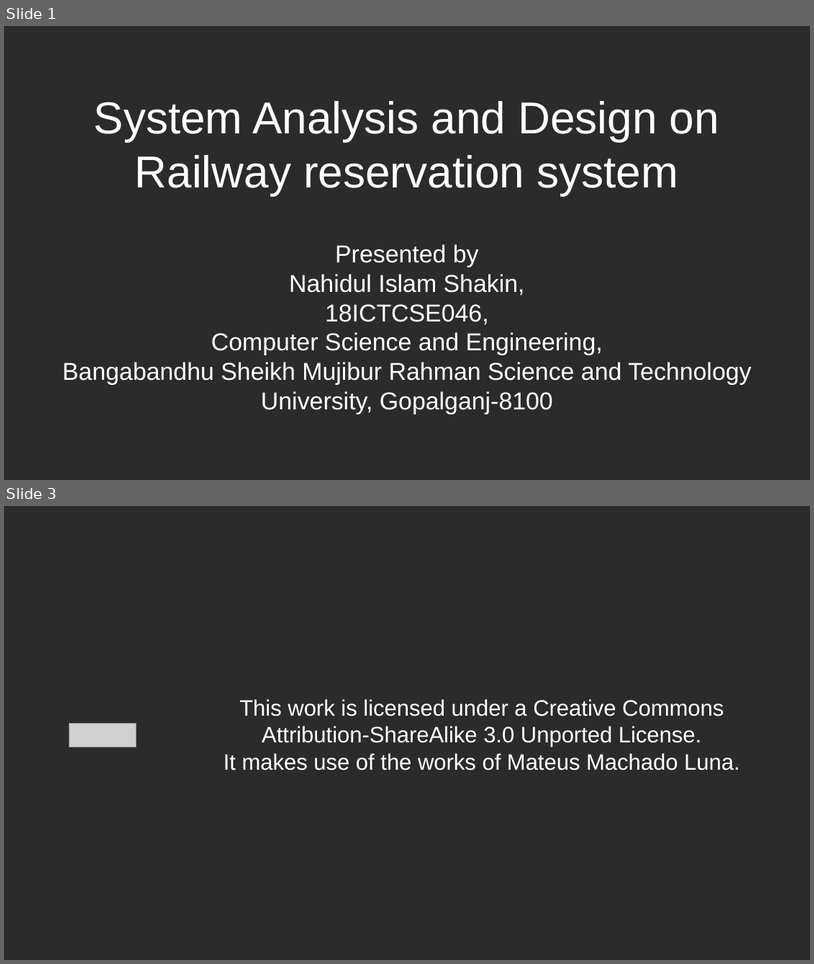
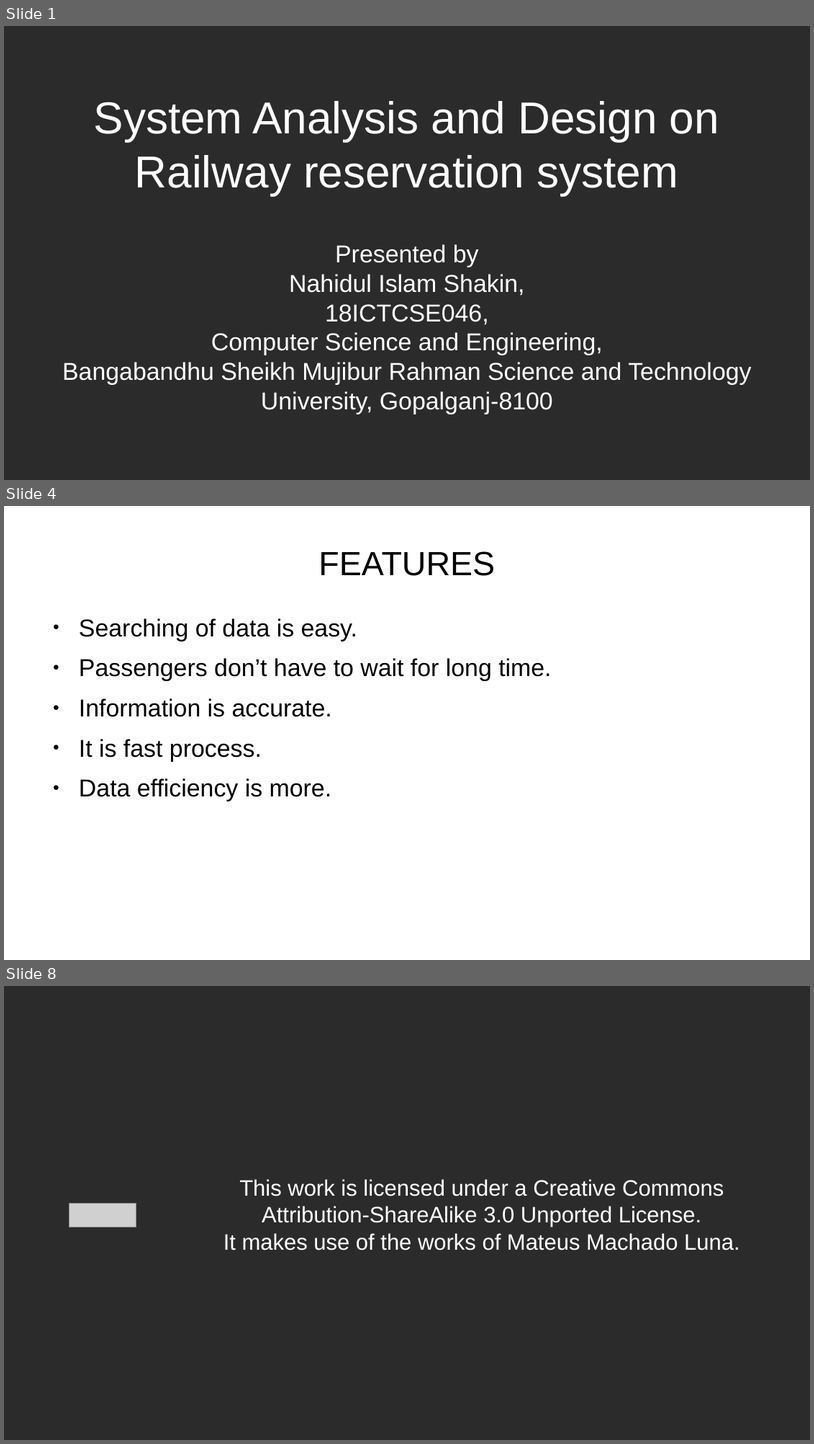
Before and after one commit to nahidulislamshakin/Railway-Reservation-System, a slide deck: Railway Reservatin System.pptx. Shown one above the other, each under a label of ours: slides 1 and 3 before the commit, slides 1, 4 and 8 after it; the slides between them are not shown. The pictures are 814x964 and 814x1444 pixels, drawn with LibreOffice and Linux fonts; fonts in the diff are those of the drawing; grey boxes stand for pictures; background and template pictures are left out; a plain dark background stands for a picture behind light text. Boxes give left, top, right and bottom in pixels: in the first picture for what was removed or moved away, otherwise in the second. Text is boxed around its words. In the diff, an @@ line names an element or a change of style, - is before the commit and + after.

```diff
--- a/Railway Reservatin System.pptx
+++ b/Railway Reservatin System.pptx
@@ slide 4 added at (x1=4, y1=506, x2=810, y2=960), background picture (left out) @@
@@ title added at (x1=319, y1=551, x2=495, y2=576), 33 pt, text #000000 @@
+FEATURES
@@ text added at (x1=79, y1=618, x2=551, y2=801), 24 pt, text #000000 @@
+● Searching of data is easy.
+● Passengers don’t have to wait for long time.
+● Information is accurate.
+● It is fast process.
+● Data efficiency is more.
@@ what was slide 3 is now slide 8 @@
```
Also in this commit, not shown: 1 slide changed, 4 other slides added, 1 other file.
